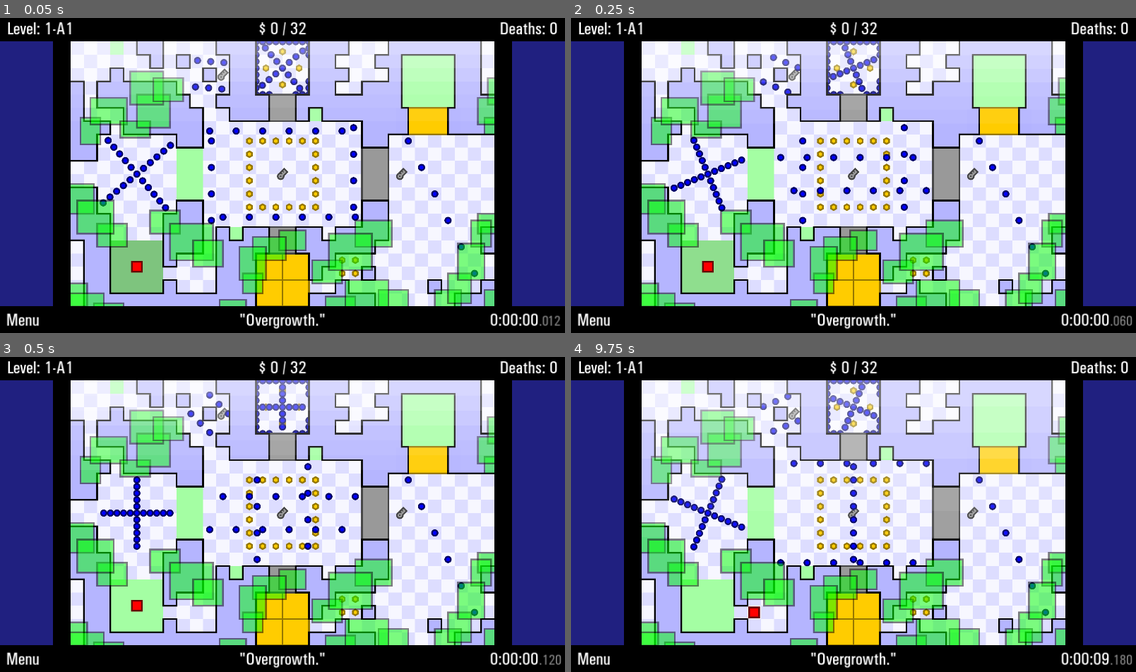
Above: before the commit, frames 1-4 (two rows, left to right).
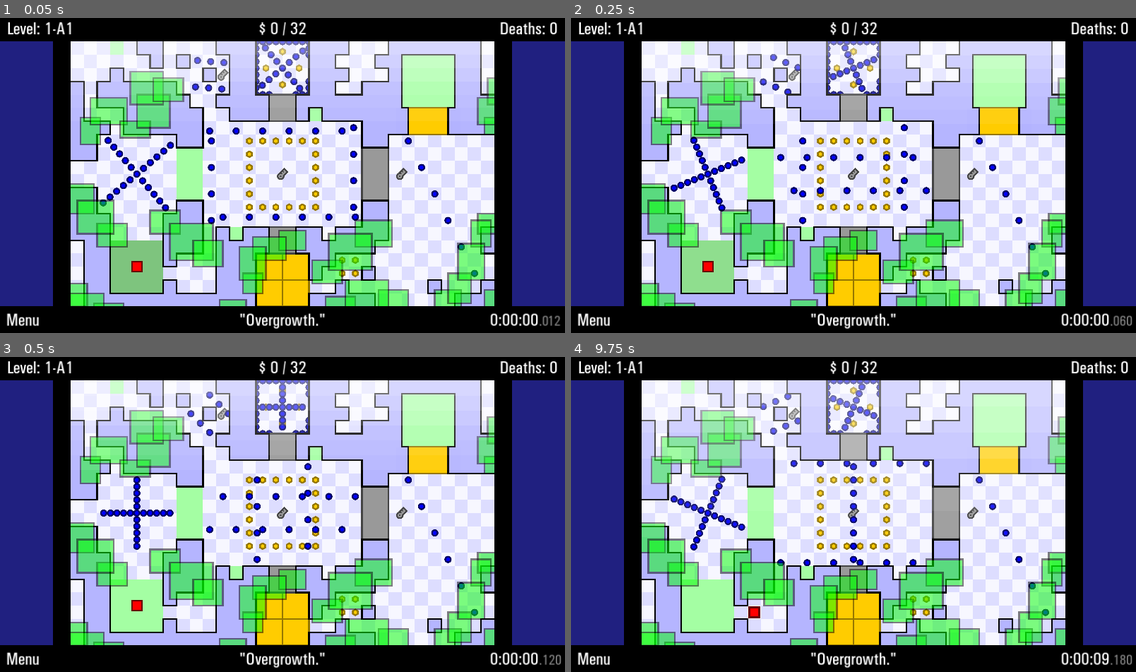
Above: after the commit, the same moments.

Repository: JustVictorGD/TWHG-Remake-Template
Game: Godot game, scene res://game/scenes/main.tscn
The game is run twice, just before and just after one commit, with the same random seed, the same clock (stepped at 60 frames per second) and the same inputs.
Inputs:
- Up to frame 1 (0.05 s): no input
- Up to frame 2 (0.25 s): no input
- Up to frame 3 (0.5 s): no input
- Up to frame 4 (9.75 s): hold D (right) 0.53-1.28 s; hold S (down) 1.28-2.03 s; hold D (right) 2.03-2.78 s; hold W (up) 2.78-3.53 s; hold A (left) 3.53-5.03 s; hold S (down) 5.03-5.78 s; hold D (right) 5.78-6.53 s; hold W (up) 6.53-7.28 s; hold D (right) 7.28-8.03 s; hold S (down) 8.03-8.78 s; hold A (left) 8.78-9.53 s; hold W (up) from 9.53 s (still down)

The runs differ from the first frame. In frame 1, 1.6% of the frame differs, in the area x 12-88%, y 7-92%; in frame 2, 1.6%; in frame 3, 1.5%; in frame 4, 1.4%.

Commit message:
Change camera method
Previously, the playable area was contained in a SubViewport but it was limited the amount of rendered pixels which make things blur on high resolutions. Now the game uses a Camera2D.

Diff:
--- a/game/scenes/main.tscn
+++ b/game/scenes/main.tscn
@@ -5,20 +5,15 @@
 
 [node name="Main" type="Node2D"]
 
-[node name="SubViewportContainer" type="SubViewportContainer" parent="."]
-offset_left = 160.0
-offset_top = 60.0
-offset_right = 1696.0
-offset_bottom = 1020.0
-scale = Vector2(0.625, 0.625)
-stretch = true
+[node name="Camera2D" type="Camera2D" parent="."]
+offset = Vector2(768, 480)
+zoom = Vector2(0.625, 0.625)
 
-[node name="SubViewport" type="SubViewport" parent="SubViewportContainer"]
-handle_input_locally = false
-size = Vector2i(1536, 960)
-render_target_update_mode = 4
+[node name="Game" type="Node2D" parent="."]
 
-[node name="1-B2" parent="SubViewportContainer/SubViewport" instance=ExtResource("1_v25lx")]
+[node name="1-B2" parent="Game" instance=ExtResource("1_v25lx")]
 
-[node name="Interface" parent="." instance=ExtResource("2_n5jqu")]
+[node name="CanvasLayer" type="CanvasLayer" parent="."]
+
+[node name="Interface" parent="CanvasLayer" instance=ExtResource("2_n5jqu")]
 metadata/_edit_lock_ = true
